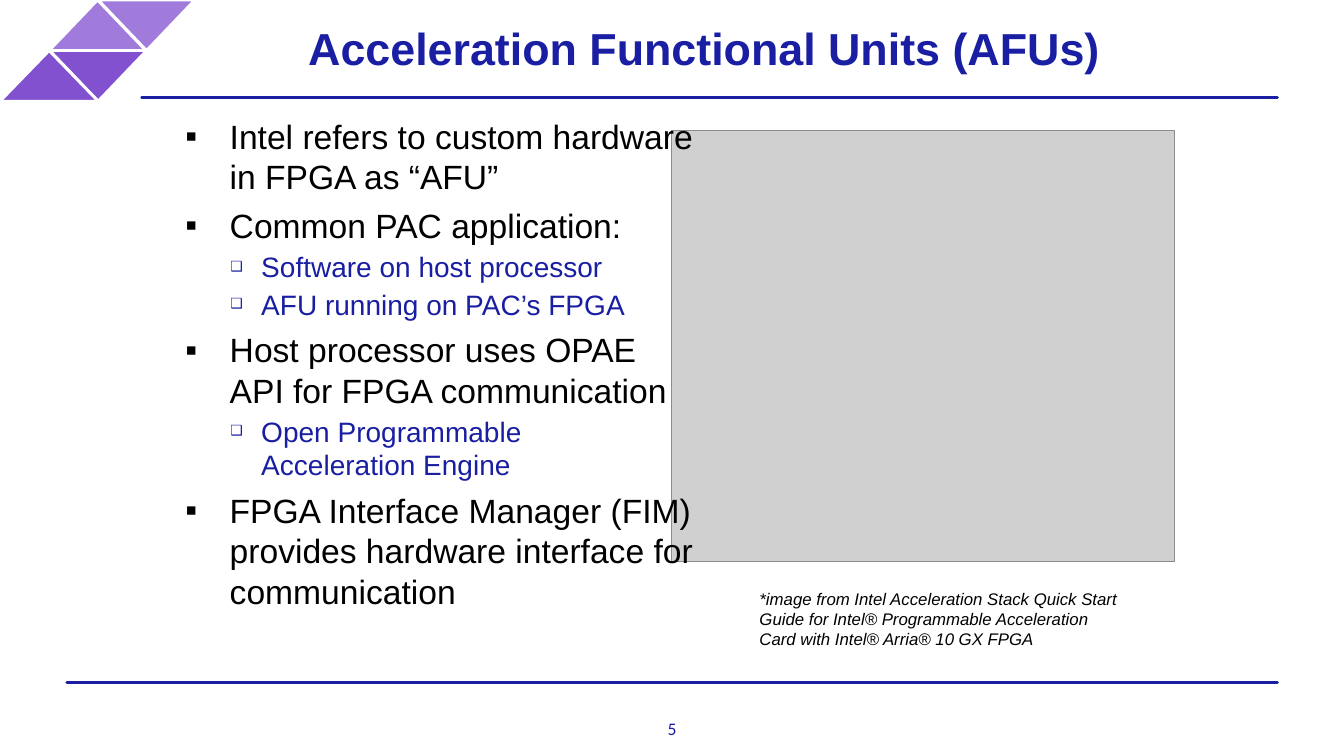
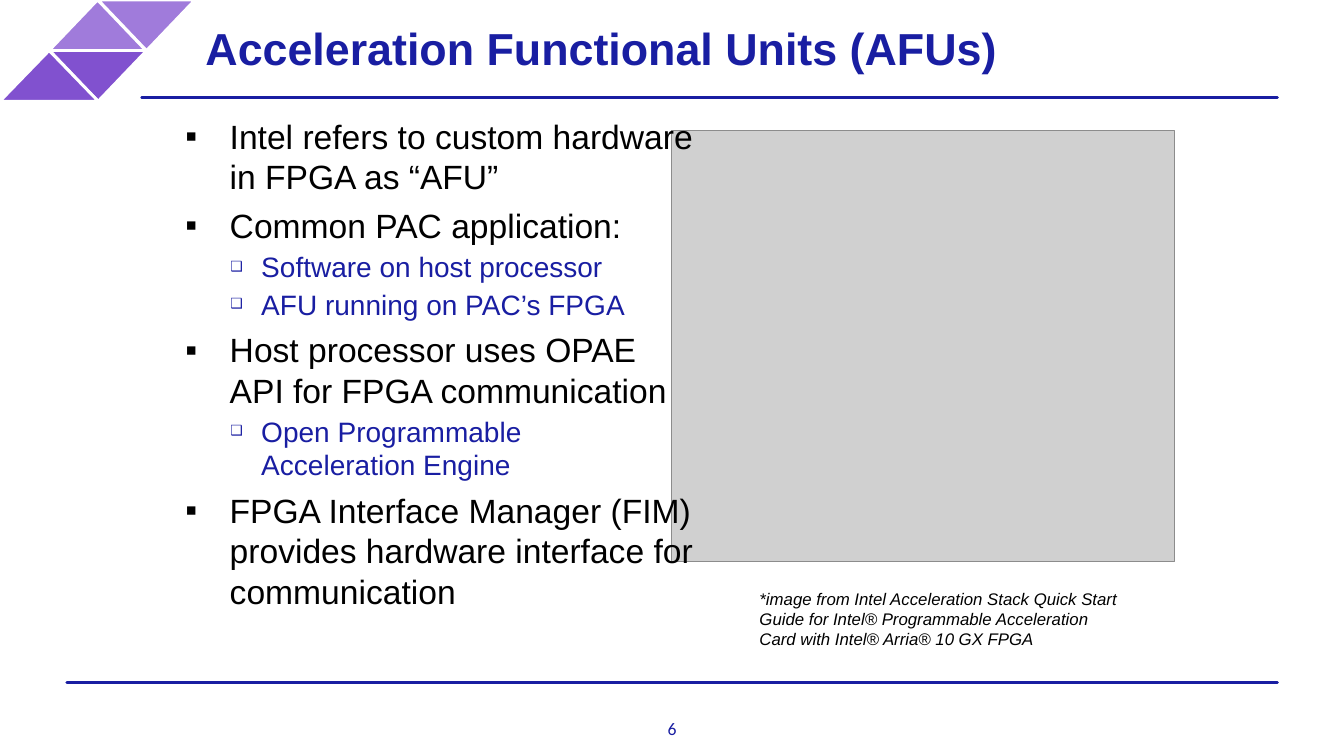
Before and after one commit to ARC-Lab-UF/intel-training-modules, a slide deck: slide 6 of intel_pac_overview.pptx (slide 5 before the commit). Drawn at 1344x756 pixels with LibreOffice and Linux fonts; fonts in the diff are those of the drawing; grey boxes stand for pictures; background and template pictures are left out. Boxes give left, top, right and bottom in pixels: in the first picture for what was removed or moved away, otherwise in the second. Text is boxed around its words. In the diff, an @@ line names an element or a change of style, - is before the commit and + after.

```diff
--- a/intel_pac_overview.pptx
+++ b/intel_pac_overview.pptx
@@ title "Acceleration Functional Units (AFUs)": place and size @@
-title "Acceleration Functional Units (AFUs)" at <box>308,32,1100,74</box>
+title "Acceleration Functional Units (AFUs)" at <box>205,32,997,74</box>
@@ page number at <box>668,723,677,735</box>: text changed @@
-5
+6
```
Also in this commit, not shown: 6 other slides changed, 1 slide added.
